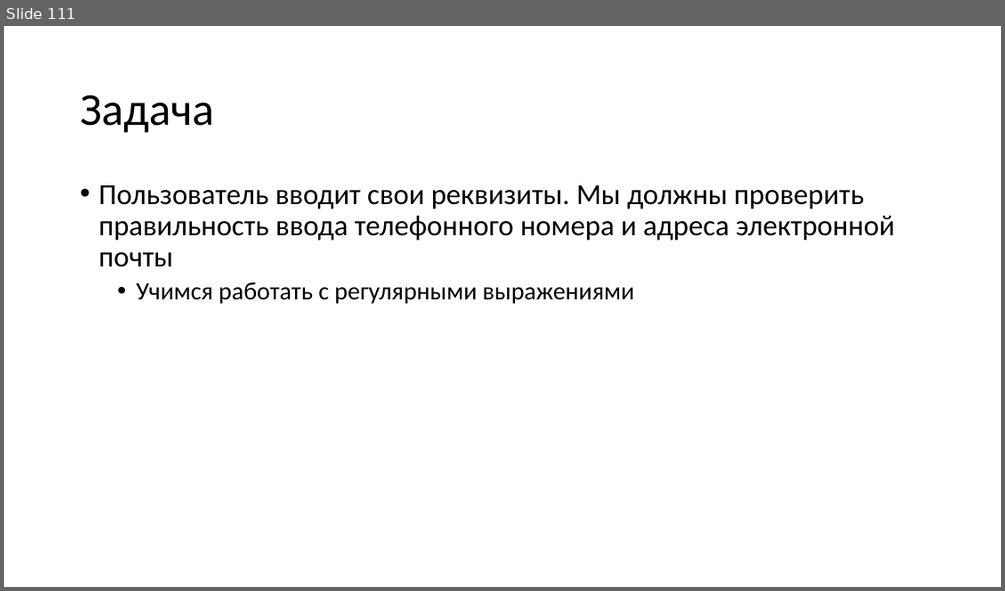
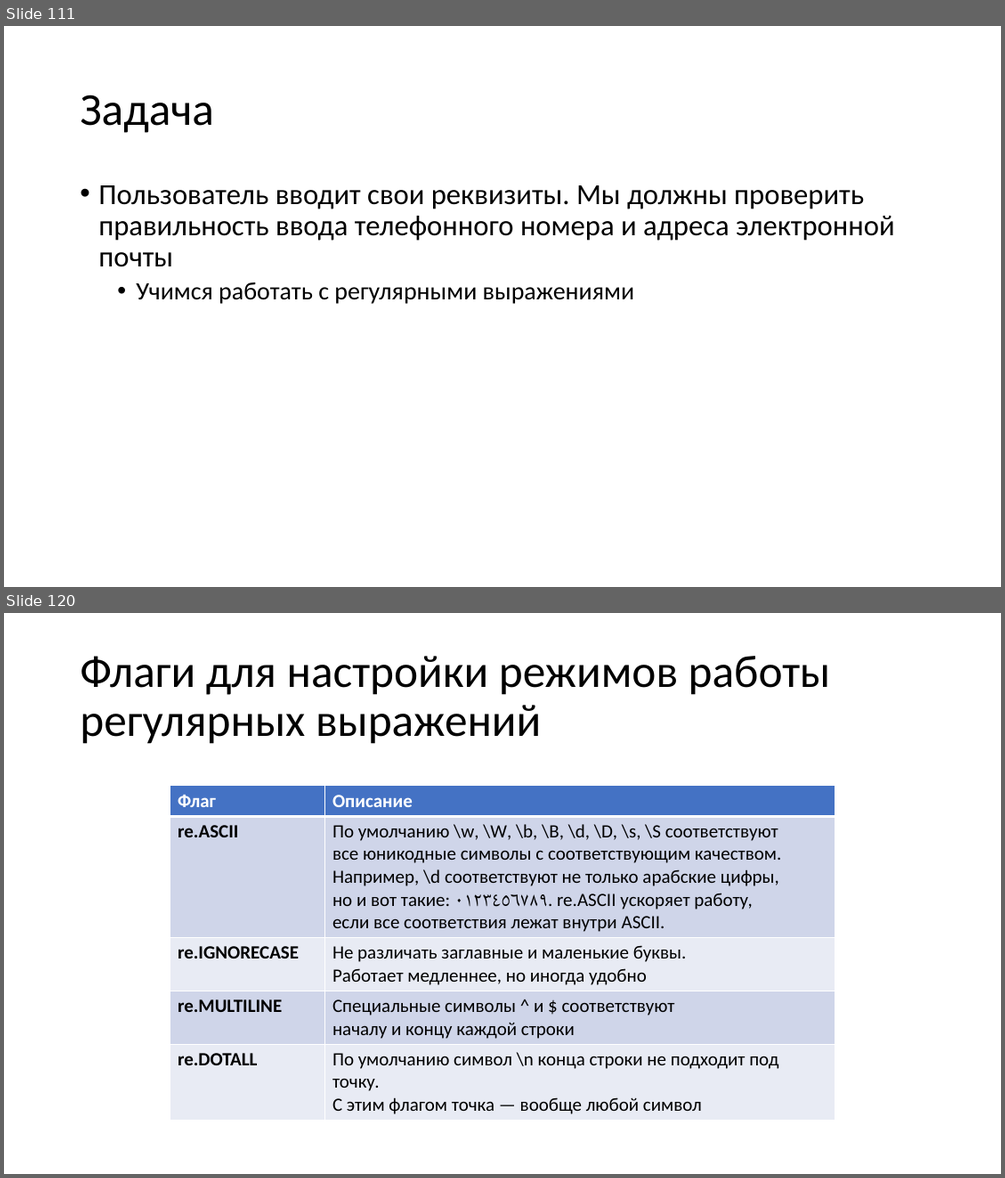
Before and after one commit to paveltsytovich/telegram-course, a slide deck: Presentation/Разработка ботов для телеграмм на Python.pptx. Shown one above the other, each under a label of ours: slide 111 before the commit, slides 111 and 120 after it; the slides between them are not shown. The pictures are 1005x591 and 1005x1178 pixels, drawn with LibreOffice and Linux fonts; fonts in the diff are those of the drawing. Boxes give left, top, right and bottom in pixels: in the first picture for what was removed or moved away, otherwise in the second. Text is boxed around its words. In the diff, an @@ line names an element or a change of style, - is before the commit and + after.

```diff
--- a/Presentation/Разработка ботов для телеграмм на Python.pptx
+++ b/Presentation/Разработка ботов для телеграмм на Python.pptx
@@ slide 120 added at [4,613,1001,1174], background #FFFFFF @@
@@ title added at [80,656,831,744], 44 pt, text #000000 @@
+Флаги для настройки режимов работы регулярных выражений
@@ table added at [170,786,834,1118], 5 rows, 2 columns @@
+Флаг | Описание
+re.ASCII | По умолчанию \w, \W, \b, \B, \d, \D, \s, \S соответствуют все юникодные символы с соответствующим качеством. Например, \d соответствуют не только арабские цифры, но и вот такие: ٠١٢٣٤٥٦٧٨٩. re.ASCII ускоряет работу, если все соответствия лежат внутри ASCII.
+re.IGNORECASE | Не различать заглавные и маленькие буквы. Работает медленнее, но иногда удобно
+re.MULTILINE | Специальные символы ^ и $ соответствуют началу и концу каждой строки
+re.DOTALL | По умолчанию символ \n конца строки не подходит под точку. С этим флагом точка — вообще любой символ
```
Also in this commit, not shown: 11 other slides added, 1 other file.
